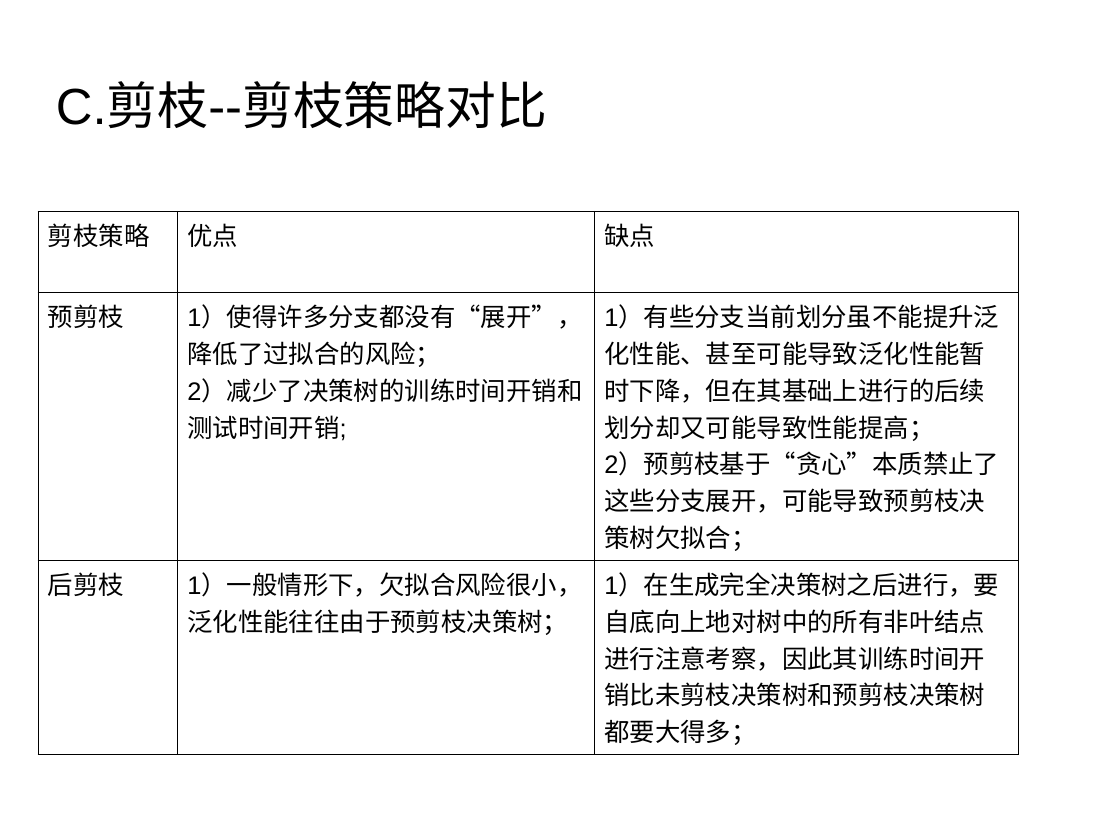
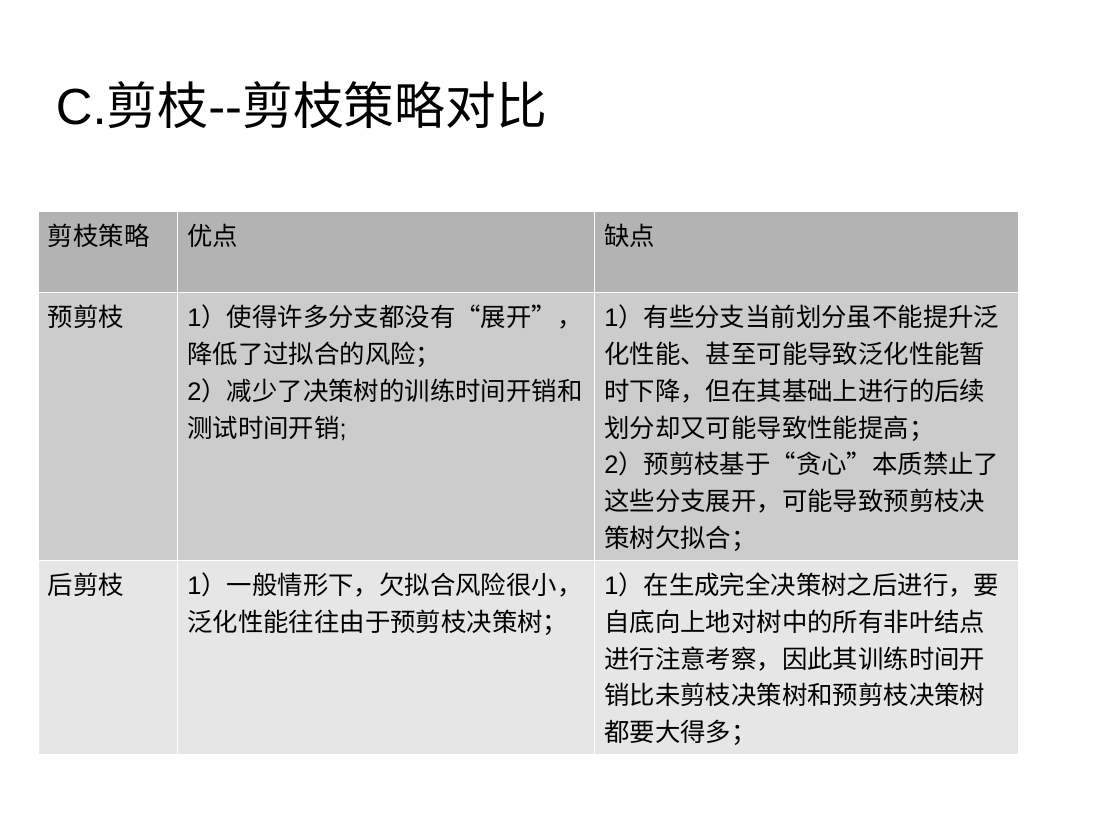
Before and after one commit to liulj0507/DecisionTreeShareProject, a slide deck: slide 14 of doc/DecisionTree-zhb.odp. Drawn at 1120x840 pixels with LibreOffice and Linux fonts; fonts in the diff are those of the drawing; background and template pictures are left out. Boxes give left, top, right and bottom in pixels: in the first picture for what was removed or moved away, otherwise in the second. Text is boxed around its words. In the diff, an @@ line names an element or a change of style, - is before the commit and + after.

```diff
--- a/doc/DecisionTree-zhb.odp
+++ b/doc/DecisionTree-zhb.odp
@@ table at bbox=[38, 211, 1017, 760] @@
@@ fill none to #B3B3B3 in row 1 @@
@@ fill none to #CCCCCC in row 2 @@
@@ fill none to #E6E6E6 in row 3 @@
@@ borders changed @@
```
Also in this commit, not shown: 2 other slides changed.
